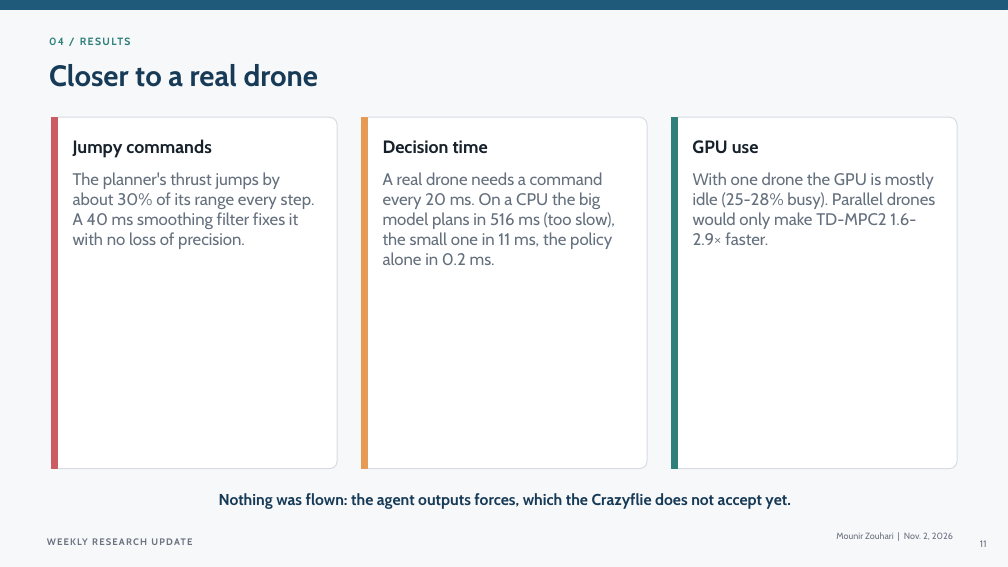
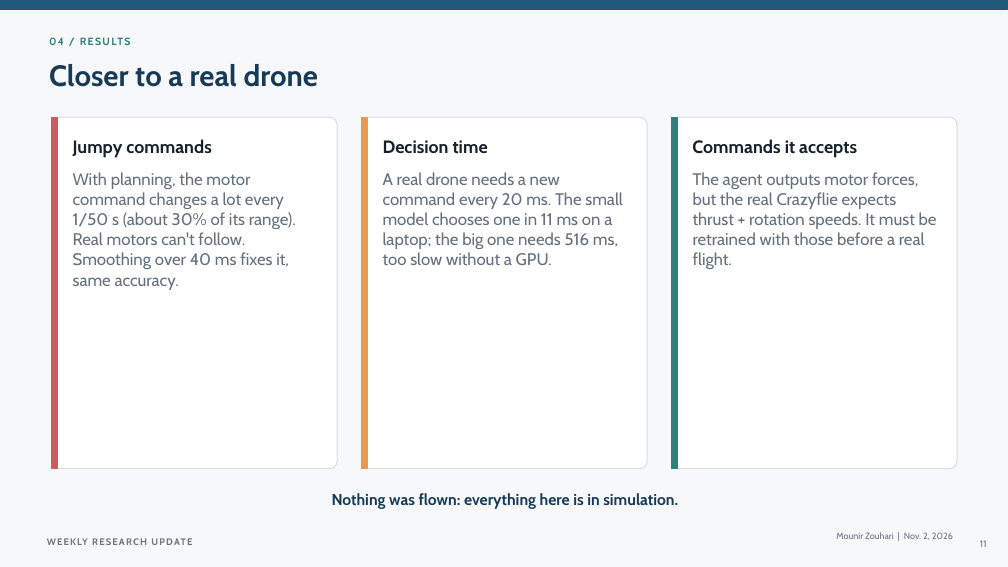
Before and after one commit to MounirZouhari/crazyfly, a slide deck: slide 11 of code/src/tdmpc2_training/reports/Mounir_Crazyflie_Weekly_Update_2026-11-02.pptx. Drawn at 1008x567 pixels with LibreOffice and Linux fonts; fonts in the diff are those of the drawing. Boxes give left, top, right and bottom in pixels: in the first picture for what was removed or moved away, otherwise in the second. Text is boxed around its words. In the diff, an @@ line names an element or a change of style, - is before the commit and + after.

Commit message:
Update deck: simpler wording, GPU and parallel results left out

```diff
--- a/code/src/tdmpc2_training/reports/Mounir_Crazyflie_Weekly_Update_2026-11-02.pptx
+++ b/code/src/tdmpc2_training/reports/Mounir_Crazyflie_Weekly_Update_2026-11-02.pptx
@@ text at [692, 139, 857, 158]: text changed @@
-GPU use
+Commands it accepts
@@ text at [73, 172, 296, 290]: text changed @@
-The planner's thrust jumps by about 30% of its range every step. A 40 ms smoothing filter fixes it with no loss of precision.
+With planning, the motor command changes a lot every 1/50 s (about 30% of its range). Real motors can't follow. Smoothing over 40 ms fixes it, same accuracy.
@@ text at [383, 172, 623, 265]: text changed @@
-A real drone needs a command every 20 ms. On a CPU the big model plans in 516 ms (too slow), the small one in 11 ms, the policy alone in 0.2 ms.
+A real drone needs a new command every 20 ms. The small model chooses one in 11 ms on a laptop; the big one needs 516 ms, too slow without a GPU.
@@ text at [693, 172, 937, 269]: text changed @@
-With one drone the GPU is mostly idle (25-28% busy). Parallel drones would only make TD-MPC2 1.6-2.9× faster.
+The agent outputs motor forces, but the real Crazyflie expects thrust + rotation speeds. It must be retrained with those before a real flight.
@@ text at [332, 493, 678, 509]: text changed @@
-Nothing was flown: the agent outputs forces, which the Crazyflie does not accept yet.
+Nothing was flown: everything here is in simulation.
```
Also in this commit, not shown: 6 other slides changed.
